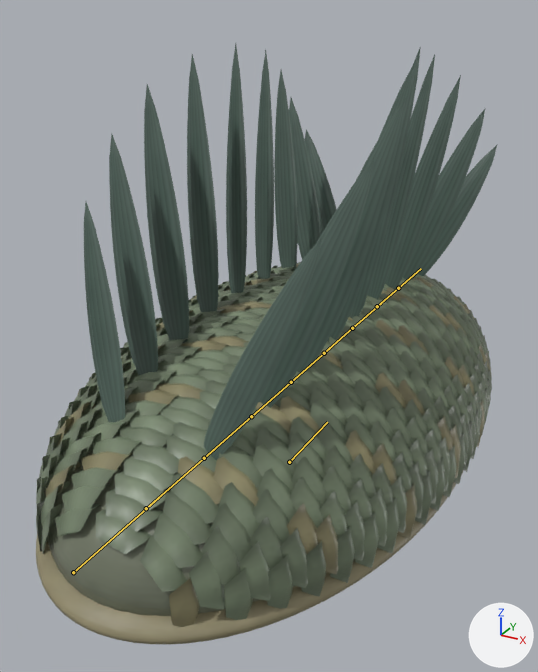
Two versions of the glTF model public/assets/creatures/wiwaxia.glb, one commit apart.
Before and after are seen from a camera (50 mm lens) standing at (1.92, -3.78, 2.78) and looking at (-0.09, -0.12, 0.95). Lighting does not change. The marker at lower right points along +X, +Y and +Z. The older version comes first. The bones that bend it are drawn over the model as lines.

Names of what the first picture shows: 'wiwaxia wiwaxia Dorsal cuticle', 'wiwaxia wiwaxia Sclerotized tips', 'wiwaxia wiwaxia Soft appendages'.
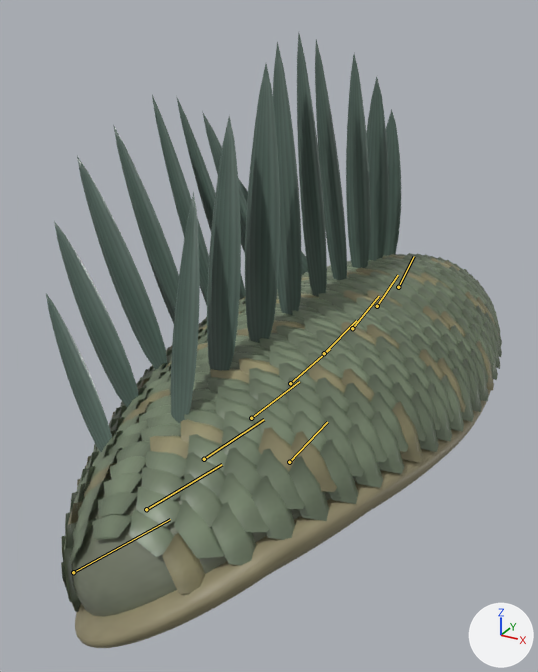
The newer file adds an action. The first version stands in its rest pose; the second is drawn at frame 5 of the action 'Stagger'.

Scene script edits in JSON lines:
```json
{"block": "bone_body_00", "where": "bone_body_00 = bpy.data.objects['wiwaxia rig'].pose.bones['body_00']  # child of 'root'"}
{"op": "set", "path": "bone_body_00.rotation_quaternion", "old": "(1.0, 0.0, 0.0, 0.0)", "new": "(0.948, -0.095, -0.301, -0.03)", "note": "degrees (0, 0, 0) -> degrees (-11, -35, 0)"}
{"block": "bone_body_01", "where": "bone_body_01 = bpy.data.objects['wiwaxia rig'].pose.bones['body_01']  # child of 'root'"}
{"op": "set", "path": "bone_body_01.location", "old": "(0.0, 0.0, 0.0)", "new": "(0.0, 0.0, -0.004)"}
{"op": "set", "path": "bone_body_01.rotation_quaternion", "old": "(1.0, 0.0, 0.0, 0.0)", "new": "(0.955, -0.072, -0.286, -0.022)", "note": "degrees (0, 0, 0) -> degrees (-9, -33, 0)"}
{"block": "bone_body_02", "where": "bone_body_02 = bpy.data.objects['wiwaxia rig'].pose.bones['body_02']  # child of 'root'"}
{"op": "set", "path": "bone_body_02.location", "old": "(0.0, 0.0, 0.0)", "new": "(0.0, 0.0, -0.008)"}
{"op": "set", "path": "bone_body_02.rotation_quaternion", "old": "(1.0, 0.0, 0.0, 0.0)", "new": "(0.967, -0.049, -0.248, -0.014)", "note": "degrees (0, 0, 0) -> degrees (-6, -29, 0)"}
{"op": "set", "path": "bone_body_02.scale", "old": "(1.0, 1.0, 1.0)", "new": "(0.99, 1.0, 1.0)"}
{"block": "bone_body_03", "where": "bone_body_03 = bpy.data.objects['wiwaxia rig'].pose.bones['body_03']  # child of 'root'"}
{"op": "set", "path": "bone_body_03.location", "old": "(0.0, 0.0, 0.0)", "new": "(0.0, 0.0, -0.009)"}
{"op": "set", "path": "bone_body_03.rotation_quaternion", "old": "(1.0, 0.0, 0.0, 0.0)", "new": "(0.979, -0.025, -0.205, -0.007)", "note": "degrees (0, 0, 0) -> degrees (-3, -24, 0)"}
{"op": "set", "path": "bone_body_03.scale", "old": "(1.0, 1.0, 1.0)", "new": "(0.99, 1.0, 1.0)"}
{"block": "bone_body_04", "where": "bone_body_04 = bpy.data.objects['wiwaxia rig'].pose.bones['body_04']  # child of 'root'"}
{"op": "set", "path": "bone_body_04.location", "old": "(0.0, 0.0, 0.0)", "new": "(0.0, 0.0, -0.008)"}
{"op": "set", "path": "bone_body_04.rotation_quaternion", "old": "(1.0, 0.0, 0.0, 0.0)", "new": "(0.984, 0.0, -0.176, -0.002)", "note": "degrees (0, 0, 0) -> degrees (0, -20, 0)"}
{"block": "bone_body_05", "where": "bone_body_05 = bpy.data.objects['wiwaxia rig'].pose.bones['body_05']  # child of 'root'"}
{"op": "set", "path": "bone_body_05.location", "old": "(0.0, 0.0, 0.0)", "new": "(0.0, 0.0, -0.005)"}
{"op": "set", "path": "bone_body_05.rotation_quaternion", "old": "(1.0, 0.0, 0.0, 0.0)", "new": "(0.984, 0.024, -0.176, 0.003)", "note": "degrees (0, 0, 0) -> degrees (3, -20, 0)"}
{"block": "bone_body_06", "where": "bone_body_06 = bpy.data.objects['wiwaxia rig'].pose.bones['body_06']  # child of 'root'"}
{"op": "set", "path": "bone_body_06.rotation_quaternion", "old": "(1.0, 0.0, 0.0, 0.0)", "new": "(0.977, 0.049, -0.205, 0.01)", "note": "degrees (0, 0, 0) -> degrees (6, -24, 0)"}
{"op": "set", "path": "bone_body_06.scale", "old": "(1.0, 1.0, 1.0)", "new": "(1.01, 1.0, 1.0)"}
{"block": "bone_body_07", "where": "bone_body_07 = bpy.data.objects['wiwaxia rig'].pose.bones['body_07']  # child of 'root'"}
{"op": "set", "path": "bone_body_07.location", "old": "(0.0, 0.0, 0.0)", "new": "(0.0, 0.0, 0.004)"}
{"op": "set", "path": "bone_body_07.rotation_quaternion", "old": "(1.0, 0.0, 0.0, 0.0)", "new": "(0.966, 0.073, -0.249, 0.02)", "note": "degrees (0, 0, 0) -> degrees (9, -29, 0)"}
{"op": "set", "path": "bone_body_07.scale", "old": "(1.0, 1.0, 1.0)", "new": "(1.01, 1.0, 1.0)"}
{"block": "bone_body_08", "where": "bone_body_08 = bpy.data.objects['wiwaxia rig'].pose.bones['body_08']  # child of 'root'"}
{"op": "set", "path": "bone_body_08.location", "old": "(0.0, 0.0, 0.0)", "new": "(0.0, 0.0, 0.008)"}
{"op": "set", "path": "bone_body_08.rotation_quaternion", "old": "(1.0, 0.0, 0.0, 0.0)", "new": "(0.953, 0.096, -0.286, 0.03)", "note": "degrees (0, 0, 0) -> degrees (11, -33, 0)"}
```

Changed parts and their boxes (x1, y1, x2, y2) in the pictures (538 x 672 px):
```json
{"object": "wiwaxia wiwaxia Dorsal cuticle", "change": "posed", "before": [36, 262, 492, 627], "after": [61, 253, 502, 617]}
{"object": "wiwaxia wiwaxia Sclerotized tips", "change": "posed", "before": [84, 44, 497, 460], "after": [46, 33, 401, 452], "on screen": "14% narrower"}
{"object": "wiwaxia wiwaxia Soft appendages", "change": "posed", "before": [36, 470, 464, 644], "after": [75, 379, 494, 648]}
{"bone": "body_00", "before": "(73, 572) to (159, 497)", "after": "(73, 572) to (170, 519)"}
{"bone": "body_01", "before": "(146, 508) to (214, 449)", "after": "(146, 509) to (222, 464)"}
{"bone": "body_02", "before": "(204, 458) to (260, 409)", "after": "(204, 459) to (264, 419)"}
{"bone": "body_03", "before": "(251, 416) to (298, 376)", "after": "(251, 418) to (299, 381)"}
{"bone": "body_04", "before": "(291, 382) to (330, 348)", "after": "(290, 383) to (330, 349)"}
{"bone": "body_05", "before": "(324, 353) to (357, 323)", "after": "(324, 353) to (356, 320)"}
{"bone": "body_06", "before": "(352, 328) to (381, 303)", "after": "(352, 328) to (379, 296)"}
{"bone": "body_07", "before": "(377, 306) to (402, 284)", "after": "(377, 306) to (398, 275)"}
{"bone": "body_08", "before": "(398, 288) to (421, 268)", "after": "(398, 287) to (414, 256)"}
```
